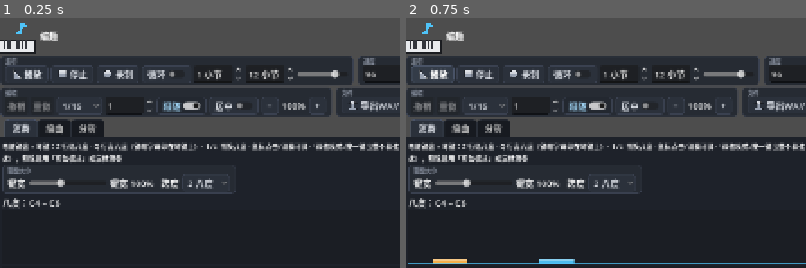
Above: before the commit, frames 1-2 (left to right).
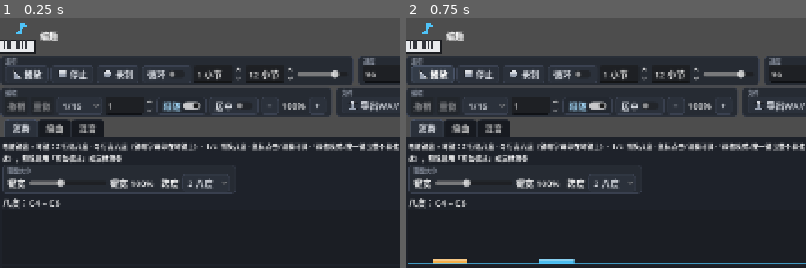
Above: after the commit, the same moments.

Repository: fanquanpp/quaver
Game: Godot game, scene res://scenes/main.tscn
Two runs of this game, one before a commit and one after it. Both use one fixed random seed, a clock stepped at 60 frames per second and the inputs below.
Inputs:
- Up to frame 1 (0.25 s): no input
- Up to frame 2 (0.75 s): click "播放" at 0.5 s
The pictures show only the part of the screen within x 0-50%, y 0-50%; the shares and areas given below are measured in that part.

The runs differ from the first frame. In frame 1, less than 0.1% of the frame differs, in the area x 19-24%, y 42-46%; in frame 2, less than 0.1%.

Commit message:
编趣 Quaver v1.0.0：混音台工作区 + 音色插件系统 + SFZ 采样音源
- 混音台（新"混音"页）：每轨推子/声像/混响·延迟发送/M·S + Master 主音量，与轨道列表实时联动
- 音色插件系统 v1（参数配方级）：user://instrument_plugins.json 声明谐波/波形/包络配方，启动合成注册进动态音色列表
- SFZ 采样音源：扫描 user://sfz/*.sfz，支持 key/pitch_keycenter/lokey/hikey/lovel/hivel 与 group 默认值，WAV 直接加载；SF2 解析如实延期待真实资产需求
- 音色列表动态化（InstrumentBank.instruments），内置/插件/SFZ 统一 sample_for 接口
- 新增 smoke_v100，六套件全过

Diff:
--- a/project.godot
+++ b/project.godot
@@ -12,7 +12,7 @@
 
 config/name="编趣 Quaver"
 config/description="纯电脑键盘弹奏 + 鼠标编曲的桌面端纯音乐工具（无外设依赖）"
-config/version="0.3.1"
+config/version="1.0.0"
 run/main_scene="res://scenes/main.tscn"
 config/features=PackedStringArray("4.7", "Forward Plus")
 run/low_processor_mode=true
--- a/scripts/instrument_bank.gd
+++ b/scripts/instrument_bank.gd
@@ -18,6 +18,8 @@
 const BASE_NOTES := [36, 48, 60, 72]  # C2 C3 C4 C5
 const INSTRUMENTS := ["钢琴", "芯片", "柔弦", "贝斯", "电钢", "八音盒"]
 const DRUM_INST := "鼓组"
+const PLUGIN_PATH := "user://instrument_plugins.json"
+const SFZ_DIR := "user://sfz"
 ## 鼓声部：音高 → 声部名（步进编辑器与本表对应）
 const DRUM_VOICES := {36: "底鼓", 38: "军鼓", 39: "拍手", 42: "踩镲", 45: "嗵鼓", 46: "开镲"}
 ## 力度层阈值：v < 0.45 → pp；v < 0.8 → mf；否则 ff
@@ -25,15 +27,21 @@
 const LAYER_GAIN := [0.72, 0.88, 1.0]
 
 var ready_ok := false
+## 动态音色列表（内置 + 插件配方 + SFZ）；UI 下拉一律读这里
+var instruments: Array = []
 
 var _banks := {}  # inst_name -> {base_midi: [wav_pp, wav_mf, wav_ff]}
 var _drums := {}  # 声部名 -> AudioStreamWAV（懒合成）
+var _sfz := {}    # "sfz:名" -> [{stream, lokey, hikey, lovel, hivel, key_center}]
 var _thread: Thread = null
 
 
 func _ready() -> void:
+	instruments = INSTRUMENTS.duplicate()
 	if _load_cache():
 		ready_ok = true
+		_load_plugins()
+		_load_sfz_all()
 		bank_ready.emit()
 		print("[InstrumentBank] 缓存加载完成")
 		return
@@ -50,6 +58,8 @@
 func sample_for(inst: String, midi: int, vel := 0.8) -> Array:
 	if inst == DRUM_INST:
 		return _drum_sample(midi)
+	if inst.begins_with("sfz:"):
+		return _sfz_sample(inst, midi, vel)
 	var bank: Dictionary = _banks.get(inst, {})
 	var best := -1
 	var bd := 999
@@ -103,9 +113,119 @@
 
 
 func _finish() -> void:
+	_load_plugins()
+	_load_sfz_all()
 	ready_ok = true
 	bank_ready.emit()
 	print("[InstrumentBank] 音源合成完成")
+
+
+## ── 插件配方音色（v1.0.0） ─────────────────────────────────────────
+## user://instrument_plugins.json：
+## [{"name": "我的音色", "recipe": {"harmonics": [1, 0.4], "decay": 3.0,
+##   "attack": 0.003, "click": 0.1, "dur": 2.4, "wave": "sine", "gain": 0.7}}]
+## 配方级插件每次启动按需合成（小体量，不入磁盘缓存）。
+
+func _load_plugins() -> void:
+	if not FileAccess.file_exists(PLUGIN_PATH):
+		return
+	var f := FileAccess.open(PLUGIN_PATH, FileAccess.READ)
+	if f == null:
+		return
+	var data: Variant = JSON.parse_string(f.get_as_text())
+	f.close()
+	if not (data is Array):
+		return
+	for p in data:
+		if p is Dictionary and p.get("name", "") != "" and p.get("recipe", {}) is Dictionary:
+			register_plugin(p["name"], p["recipe"])
+
+
+func register_plugin(p_name: String, recipe: Dictionary) -> void:
+	if p_name in instruments:
+		return
+	var bank := {}
+	for base in BASE_NOTES:
+		var layers := []
+		for layer in LAYER_GAIN.size():
+			layers.append(_stream_from_buf(_synth_recipe(NoteKeys.midi_to_freq(base), recipe), layer))
+		bank[base] = layers
+	_banks[p_name] = bank
+	instruments.append(p_name)
+
+
+## 通用参数配方合成：谐波加法（可换方波/锯波）+ 起音/衰减/噪声瞬态
+func _synth_recipe(freq: float, r: Dictionary) -> PackedFloat32Array:
+	var dur := clampf(float(r.get("dur", 2.0)), 0.1, 6.0)
+	var harmonics: Array = r.get("harmonics", [1.0])
+	var decay := maxf(float(r.get("decay", 2.5)), 0.2)
+	var attack := clampf(float(r.get("attack", 0.004)), 0.0, 0.5)
+	var click := clampf(float(r.get("click", 0.0)), 0.0, 1.0)
+	var gain := clampf(float(r.get("gain", 0.7)), 0.1, 1.0)
+	var wave: String = r.get("wave", "sine")
+	var n := int(dur * SR)
+	var buf := PackedFloat32Array()
+	buf.resize(n)
+	var phases := PackedFloat64Array()
+	phases.resize(harmonics.size())
+	var rng := RandomNumberGenerator.new()
+	rng.seed = 77
+	var click_env := 1.0
+	var attack_n := maxi(int(attack * SR), 1)
+	for i in n:
+		var t := float(i)
+		var v := 0.0
+		for h in harmonics.size():
+			phases[h] += TAU * freq * (h + 1) / SR
+			var osc := 0.0
+			var ph := fmod(phases[h], TAU)
+			match wave:
+				"square":
+					osc = 1.0 if ph < PI else -1.0
+				"saw":
+					osc = ph / PI - 1.0
+				_:
+					osc = sin(ph)
+			v += osc * float(harmonics[h]) * exp(-decay * (1.0 + 0.3 * h) * t / SR)
+		if i < attack_n:
+			v *= float(i) / attack_n
+		if click_env > 0.003 and click > 0.0:
+			v += rng.randf_range(-1.0, 1.0) * click * click_env
+			click_env *= exp(-80.0 / SR)
+		buf[i] = v * gain
+	return _normalize(buf)
+
+
+## ── SFZ 采样音色（v1.0.0；SF2 二进制格式另评估） ───────────────────
+## 扫描 user://sfz/*.sfz，音色名 = "sfz:文件名"
+
+func _load_sfz_all() -> void:
+	if not DirAccess.dir_exists_absolute(SFZ_DIR):
+		return
+	var dir := DirAccess.open(SFZ_DIR)
+	if dir == null:
+		return
+	dir.list_dir_begin()
+	var fname := dir.get_next()
+	while fname != "":
+		if fname.ends_with(".sfz"):
+			var regions := SfzLoader.load_instrument(SFZ_DIR + "/" + fname)
+			if not regions.is_empty():
+				_sfz["sfz:" + fname.get_basename()] = regions
+				if not ("sfz:" + fname.get_basename()) in instruments:
+					instruments.append("sfz:" + fname.get_basename())
+		fname = dir.get_next()
+
+
+func _sfz_sample(inst: String, midi: int, vel: float) -> Array:
+	var regions: Array = _sfz.get(inst, [])
+	var v127 := int(vel * 127.0)
+	for r in regions:
+		if midi >= r["lokey"] and midi <= r["hikey"] \
+				and v127 >= r["lovel"] and v127 <= r["hivel"]:
+			var key_center: int = r["key_center"]
+			return [r["stream"], pow(2.0, (midi - key_center) / 12.0)]
+	return []
 
 
 func _make_stream(inst: String, midi: int, layer: int) -> AudioStreamWAV:
@@ -121,8 +241,12 @@
 			"贝斯": buf = _synth_bass(freq)
 			"电钢": buf = _synth_epiano(freq)
 			"八音盒": buf = _synth_musicbox(freq)
+	return _stream_from_buf(buf, layer)
+
+
+## 浮点缓冲 → 力度层 AudioStreamWAV（层增益 + 16bit 编码）
+func _stream_from_buf(buf: PackedFloat32Array, layer: int) -> AudioStreamWAV:
 	buf = _normalize(buf)
-	# 力度层：合成后整体增益（ff 归一化到全幅，pp/mf 压低）
 	var g: float = LAYER_GAIN[layer]
 	if g < 1.0:
 		for i in buf.size():
--- /dev/null
+++ b/scripts/sfz_loader.gd
@@ -0,0 +1,106 @@
+class_name SfzLoader
+extends RefCounted
+## SFZ 采样音色加载器（v1.0.0）——文本格式的采样映射（SFZ v1 常用子集）
+##
+## 支持的操作码：sample、key、pitch_keycenter、lokey/hikey、lovel/hivel；
+## <group> 内的操作码作为其后 <region> 的默认值；一行可带多个 opcode。
+## WAV 用 AudioStreamWAV.load_from_file 直接读。
+## 返回 regions 数组：[{stream, lokey, hikey, lovel, hivel, key_center}]。
+## SF2（二进制 RIFF）解析器不在 v1.0 范围，另行评估。
+
+const DEFAULT_LOKEY := 0
+const DEFAULT_HIKEY := 127
+const DEFAULT_LOVEL := 0
+const DEFAULT_HIVEL := 127
+
+
+static func load_instrument(sfz_path: String) -> Array:
+	if not FileAccess.file_exists(sfz_path):
+		return []
+	var f := FileAccess.open(sfz_path, FileAccess.READ)
+	if f == null:
+		return []
+	var base_dir := sfz_path.get_base_dir()
+	var regions: Array = []
+	var defaults := {}   # <group> 级默认
+	var current := {}    # 当前 <region> 的操作码
+	var have_region := false
+	while not f.eof_reached():
+		var line := _clean_line(f.get_line())
+		if line == "":
+			continue
+		var is_region := line.begins_with("<region>")
+		var is_group := line.begins_with("<group>")
+		if is_region or is_group:
+			_flush(current, regions, base_dir)
+			if is_region:
+				current = defaults.duplicate()
+				have_region = true
+			else:
+				current = {}
+				defaults = {}
+				have_region = false
+			line = _strip_tag(line)
+			if line == "":
+				continue
+		var ops := _parse_opcodes(line)
+		for op in ops:
+			if have_region:
+				current[op] = ops[op]
+			else:
+				defaults[op] = ops[op]
+	_flush(current, regions, base_dir)
+	f.close()
+	return regions
+
+
+static func _clean_line(raw: String) -> String:
+	var line := raw
+	var comment := line.find("//")
+	if comment >= 0:
+		line = line.substr(0, comment)
+	return line.strip_edges()
+
+
+static func _strip_tag(line: String) -> String:
+	var end := line.find(">")
+	if end < 0:
+		return ""
+	return line.substr(end + 1).strip_edges()
+
+
+## 解析一行内的多个 opcode："sample=a.wav key=60" → {sample:"a.wav", key:"60"}
+## 未带 = 的后续 token 并入上一个值（带空格的路径）
+static func _parse_opcodes(line: String) -> Dictionary:
+	var out := {}
+	var cur_op := ""
+	for token in line.split(" ", false):
+		if token.contains("="):
+			var eq := token.find("=")
+			cur_op = token.substr(0, eq).strip_edges().to_lower()
+			var val := token.substr(eq + 1)
+			if cur_op != "" and val != "":
+				out[cur_op] = val
+		elif cur_op != "":
+			out[cur_op] = out[cur_op] + " " + token
+	return out
+
+
+static func _flush(current: Dictionary, regions: Array, base_dir: String) -> void:
+	if current.is_empty() or not current.has("sample"):
+		return
+	var sample_path: String = current["sample"]
+	if not sample_path.is_absolute_path():
+		sample_path = base_dir + "/" + sample_path
+	var stream := AudioStreamWAV.load_from_file(sample_path)
+	if stream == null:
+		return
+	var key_val: int = int(current.get("key", 60))
+	regions.append({
+		"stream": stream,
+		"lokey": int(current.get("lokey", key_val if current.has("key") else DEFAULT_LOKEY)),
+		"hikey": int(current.get("hikey", key_val if current.has("key") else DEFAULT_HIKEY)),
+		"lovel": int(current.get("lovel", DEFAULT_LOVEL)),
+		"hivel": int(current.get("hivel", DEFAULT_HIVEL)),
+		"key_center": int(current.get("pitch_keycenter", key_val)),
+	})
--- a/scripts/ui/main_ui.gd
+++ b/scripts/ui/main_ui.gd
@@ -62,6 +62,7 @@
 var _kb_span: OptionButton
 var track_list: TrackList
 var drum_seq: DrumSequencer
+var mixer: MixerPanel
 var _undo_btn: Button
 var _redo_btn: Button
 var _export_btn: Button
@@ -580,7 +581,22 @@
 	analysis.size_flags_horizontal = Control.SIZE_EXPAND_FILL
 	analysis.apply_key.connect(_on_apply_detected_key)
 	ana.add_child(analysis)
-	tabs.add_child(ana)
+	# ── 混音页（v1.0.0 混音台工作区） ──
+	var mix_page := VBoxContainer.new()
+	mix_page.name = "混音"
+	mix_page.add_theme_constant_override("separation", GAP_Y)
+	mixer = MixerPanel.new()
+	mixer.song = song
+	mixer.size_flags_vertical = Control.SIZE_EXPAND_FILL
+	mixer.size_flags_horizontal = Control.SIZE_EXPAND_FILL
+	mixer.mix_changed.connect(_on_track_mix_changed)
+	mix_page.add_child(mixer)
+	var mix_tip := Label.new()
+	mix_tip.text = "混音台：推子=音量 · 声像 · 混响/延迟发送 · M 静音 / S 独奏 · Master 主音量（与轨道列表实时联动）"
+	mix_tip.add_theme_font_size_override("font_size", 12)
+	mix_tip.add_theme_color_override("font_color", COL_TEXT_DIM)
+	mix_page.add_child(mix_tip)
+	tabs.add_child(mix_page)
 
 
 func _build_dialogs() -> void:
@@ -1042,6 +1058,8 @@
 	if track_list != null:
 		track_list.sel = clampi(_sel_track, 0, song.tracks.size() - 1)
 		track_list.refresh()
+	if mixer != null:
+		mixer.refresh()
 	Synth.apply_mix(song.tracks)
 	_sync_drum_panel()
 
--- /dev/null
+++ b/scripts/ui/mixer_panel.gd
@@ -0,0 +1,183 @@
+class_name MixerPanel
+extends ScrollContainer
+## 混音台（v1.0.0）：横向通道条工作区
+##
+## 每轨一条通道条：轨名/音色 · 声像旋钮式滑杆 · 音量推子（竖直） ·
+## Reverb/Delay 发送 · M/S；末尾 Master 条（主音量）。所有改动即时
+## 写回 song.tracks 并 Synth.apply_mix；松手落历史快照。
+
+signal mix_changed(pushed: bool)
+
+const COL_PANEL_BG := Color("262b33")
+const COL_BORDER := Color("3a4150")
+const COL_BORDER_HI := Color("4a5468")
+const COL_TEXT := Color("dfe3ea")
+const COL_TEXT_DIM := Color("8f97a6")
+
+var song: SongModel
+
+var _strips_box: HBoxContainer
+
+
+func _ready() -> void:
+	horizontal_scroll_mode = ScrollContainer.SCROLL_MODE_AUTO
+	vertical_scroll_mode = ScrollContainer.SCROLL_MODE_DISABLED
+	_strips_box = HBoxContainer.new()
+	_strips_box.add_theme_constant_override("separation", 6)
+	add_child(_strips_box)
+
+
+func refresh() -> void:
+	if song == null:
+		return
+	for c in _strips_box.get_children():
+		c.queue_free()
+	for i in song.tracks.size():
+		_strips_box.add_child(_build_strip(i))
+	_strips_box.add_child(_build_master())
+
+
+func _style(bg: Color, border: Color) -> StyleBoxFlat:
+	var sb := StyleBoxFlat.new()
+	sb.bg_color = bg
+	sb.border_color = border
+	sb.set_border_width_all(1)
+	sb.set_corner_radius_all(6)
+	sb.content_margin_left = 8
+	sb.content_margin_right = 8
+	sb.content_margin_top = 6
+	sb.content_margin_bottom = 8
+	return sb
+
+
+func _push(pushed: bool) -> void:
+	Synth.apply_mix(song.tracks)
+	mix_changed.emit(pushed)
+
+
+func _build_strip(i: int) -> PanelContainer:
+	var trk: Dictionary = song.tracks[i]
+	var strip := PanelContainer.new()
+	strip.add_theme_stylebox_override("panel", _style(COL_PANEL_BG, COL_BORDER))
+	var v := VBoxContainer.new()
+	v.add_theme_constant_override("separation", 4)
+	v.custom_minimum_size = Vector2(96, 0)
+
+	var name_lab := Label.new()
+	name_lab.text = "%d·%s" % [i + 1, trk["name"]]
+	name_lab.add_theme_color_override("font_color", COL_TEXT)
+	name_lab.add_theme_font_size_override("font_size", 11)
+	name_lab.text_overrun_behavior = TextServer.OVERRUN_TRIM_ELLIPSIS
+	v.add_child(name_lab)
+
+	var inst_lab := Label.new()
+	inst_lab.text = "鼓组" if trk.get("type", "melody") == "drum" else str(trk["instrument"])
+	inst_lab.add_theme_color_override("font_color", COL_TEXT_DIM)
+	inst_lab.add_theme_font_size_override("font_size", 10)
+	v.add_child(inst_lab)
+
+	# 音量推子（竖直）
+	var fader := VSlider.new()
+	fader.min_value = 0.0
+	fader.max_value = 1.0
+	fader.step = 0.02
+	fader.value = trk.get("volume", 0.8)
+	fader.custom_minimum_size = Vector2(0, 130)
+	fader.size_flags_vertical = Control.SIZE_EXPAND_FILL
+	fader.value_changed.connect(func(val: float) -> void:
+		trk["volume"] = val
+		_push(false))
+	fader.drag_ended.connect(func(_c: bool) -> void: _push(true))
+	fader.tooltip_text = "轨道音量推子"
+	v.add_child(fader)
+
+	var pan := _hslider("声像", -1.0, 1.0, 0.1, trk.get("pan", 0.0),
+			func(val: float) -> void:
+				trk["pan"] = val
+				_push(false),
+			func() -> void: _push(true))
+	v.add_child(pan)
+	var rv := _hslider("混响", 0.0, 1.0, 0.05, trk.get("reverb", 0.0),
+			func(val: float) -> void:
+				trk["reverb"] = val
+				_push(false),
+			func() -> void: _push(true))
+	v.add_child(rv)
+	var dl := _hslider("延迟", 0.0, 1.0, 0.05, trk.get("delay", 0.0),
+			func(val: float) -> void:
+				trk["delay"] = val
+				_push(false),
+			func() -> void: _push(true))
+	v.add_child(dl)
+
+	var ms := HBoxContainer.new()
+	ms.add_theme_constant_override("separation", 4)
+	ms.alignment = BoxContainer.ALIGNMENT_CENTER
+	var m := _ms_btn("M", trk.get("mute", false), func(on: bool) -> void:
+		trk["mute"] = on
+		_push(true))
+	var s := _ms_btn("S", trk.get("solo", false), func(on: bool) -> void:
+		trk["solo"] = on
+		_push(true))
+	ms.add_child(m)
+	ms.add_child(s)
+	v.add_child(ms)
+	strip.add_child(v)
+	return strip
+
+
+func _build_master() -> PanelContainer:
+	var strip := PanelContainer.new()
+	strip.add_theme_stylebox_override("panel", _style(Color("20242c"), COL_BORDER_HI))
+	var v := VBoxContainer.new()
+	v.add_theme_constant_override("separation", 4)
+	v.custom_minimum_size = Vector2(96, 0)
+	var lab := Label.new()
+	lab.text = "Master"
+	lab.add_theme_color_override("font_color", COL_TEXT_DIM)
+	lab.add_theme_font_size_override("font_size", 11)
+	v.add_child(lab)
+	var fader := VSlider.new()
+	fader.min_value = 0.0
+	fader.max_value = 1.0
+	fader.step = 0.02
+	fader.value = 0.8
+	fader.custom_minimum_size = Vector2(0, 130)
+	fader.size_flags_vertical = Control.SIZE_EXPAND_FILL
+	fader.value_changed.connect(func(val: float) -> void: Synth.set_volume(val))
+	fader.tooltip_text = "主音量（Master 总线）"
+	v.add_child(fader)
+	strip.add_child(v)
+	return strip
+
+
+func _hslider(cap: String, lo: float, hi: float, step: float, val: float,
+		on_change: Callable, on_end: Callable) -> VBoxContainer:
+	var box := VBoxContainer.new()
+	box.add_theme_constant_override("separation", 0)
+	var lab := Label.new()
+	lab.text = cap
+	lab.add_theme_color_override("font_color", COL_TEXT_DIM)
+	lab.add_theme_font_size_override("font_size", 10)
+	box.add_child(lab)
+	var sl := HSlider.new()
+	sl.min_value = lo
+	sl.max_value = hi
+	sl.step = step
+	sl.value = val
+	sl.custom_minimum_size = Vector2(0, 14)
+	sl.value_changed.connect(on_change)
+	sl.drag_ended.connect(func(_c: bool) -> void: on_end.call())
+	box.add_child(sl)
+	return box
+
+
+func _ms_btn(letter: String, on: bool, toggled: Callable) -> Button:
+	var b := Button.new()
+	b.text = letter
+	b.toggle_mode = true
+	b.button_pressed = on
+	b.focus_mode = Control.FOCUS_NONE
+	b.custom_minimum_size = Vector2(34, 0)
+	b.toggled.connect(toggled)
+	return b
--- a/scripts/ui/track_list.gd
+++ b/scripts/ui/track_list.gd
@@ -119,14 +119,14 @@
 		h.add_child(drum_lab)
 	else:
 		var inst_opt := OptionButton.new()
-		for inst in InstrumentBank.INSTRUMENTS:
+		for inst in InstrumentBank.instruments:
 			inst_opt.add_item(inst)
 		inst_opt.focus_mode = Control.FOCUS_NONE
-		inst_opt.select(InstrumentBank.INSTRUMENTS.find(trk["instrument"]))
+		inst_opt.select(InstrumentBank.instruments.find(trk["instrument"]))
 		inst_opt.custom_minimum_size = Vector2(52, 0)
 		inst_opt.size_flags_vertical = Control.SIZE_SHRINK_CENTER
 		inst_opt.item_selected.connect(func(j: int) -> void:
-			trk["instrument"] = InstrumentBank.INSTRUMENTS[j]
+			trk["instrument"] = InstrumentBank.instruments[j]
 			mix_changed.emit(true))
 		inst_opt.tooltip_text = "轨道音色"
 		h.add_child(inst_opt)
--- /dev/null
+++ b/tests/smoke_v100.gd
@@ -0,0 +1,109 @@
+extends Node
+## v1.0.0 无头回归测试：插件配方音色 / SFZ 加载 / 混音台面板
+##
+## 运行：godot --headless --path . res://tests/smoke_v100.tscn
+
+var _fails: Array[String] = []
+
+
+func _ready() -> void:
+	_run.call_deferred()
+
+
+func _run() -> void:
+	if not InstrumentBank.ready_ok:
+		await InstrumentBank.bank_ready
+	_test_plugin_recipe()
+	_test_sfz_loader()
+	_test_mixer_panel()
+	if _fails.is_empty():
+		print("[Test] ALL PASS")
+		get_tree().quit(0)
+	else:
+		print("[Test] FAIL: ", ", ".join(_fails))
+		get_tree().quit(1)
+
+
+func _check(cond: bool, msg: String) -> void:
+	if not cond:
+		_fails.append(msg)
+
+
+func _test_plugin_recipe() -> void:
+	# 注册配方音色（等价于 user://instrument_plugins.json 加载一条）
+	InstrumentBank.register_plugin("测试叮咚", {
+		"harmonics": [1.0, 0.35, 0.12], "decay": 3.2, "attack": 0.002,
+		"click": 0.1, "dur": 1.8, "wave": "sine", "gain": 0.7,
+	})
+	_check("测试叮咚" in InstrumentBank.instruments, "插件音色应出现在音色列表")
+	var s := InstrumentBank.sample_for("测试叮咚", 60, 0.8)
+	_check(not s.is_empty(), "插件音色采样缺失")
+	if not s.is_empty():
+		_check(s[0] is AudioStreamWAV and (s[0] as AudioStreamWAV).data.size() > 1000,
+				"插件音色应产出有效音频数据")
+	var lo := InstrumentBank.sample_for("测试叮咚", 60, 0.2)
+	_check(not lo.is_empty() and lo[0] != s[0], "插件音色力度层应生效")
+	# 重复注册不重复
+	InstrumentBank.register_plugin("测试叮咚", {})
+	_check(InstrumentBank.instruments.count("测试叮咚") == 1, "重复注册应去重")
+
+
+func _test_sfz_loader() -> void:
+	# 1) 构造一个测试 WAV（440Hz 三角波 0.1s，22050Hz 16bit）
+	var sr := 22050
+	var n := int(0.1 * sr)
+	var data := PackedByteArray()
+	data.resize(n * 2)
+	for i in n:
+		var t := float(i) / sr
+		var v := (2.0 * absf(2.0 * fmod(440.0 * t, 1.0) - 1.0) - 1.0) * 0.5
+		data.encode_s16(i * 2, int(v * 32000.0))
+	var wav := AudioStreamWAV.new()
+	wav.format = AudioStreamWAV.FORMAT_16_BITS
+	wav.mix_rate = sr
+	wav.stereo = false
+	wav.data = data
+	DirAccess.make_dir_recursive_absolute("user://sfz_test")
+	var wav_path := "user://sfz_test/tone.wav"
+	wav.save_to_wav(ProjectSettings.globalize_path(wav_path))
+	_check(FileAccess.file_exists(wav_path), "测试 WAV 应已写出")
+	# 2) 写 SFZ：一个 group 默认 + 两个 region（低/高段）
+	var sfz_path := "user://sfz_test/test.sfz"
+	var sfz := "// 测试音色\n<group>lovel=0 hivel=127\n<region>sample=tone.wav pitch_keycenter=48 lokey=0 hikey=59\n<region>sample=tone.wav key=60 lokey=60 hikey=127\n"
+	var sf := FileAccess.open(sfz_path, FileAccess.WRITE)
+	sf.store_string(sfz)
+	sf.close()
+	# 3) 解析
+	var regions := SfzLoader.load_instrument(sfz_path)
+	_check(regions.size() == 2, "应解析出 2 个 region（实际 %d）" % regions.size())
+	if regions.size() == 2:
+		_check(regions[0]["lokey"] == 0 and regions[0]["hikey"] == 59, "低段键位范围不符")
+		_check(regions[1]["lokey"] == 60 and regions[1]["hikey"] == 127, "高段键位范围不符")
+		_check(regions[1]["key_center"] == 60, "key= 应同时设 key_center")
+		_check(regions[0]["stream"] != null and (regions[0]["stream"] as AudioStreamWAV).data.size() > 0,
+				"region 应加载到有效 WAV")
+	# 4) 注册进音源库并取采样
+	if regions.is_empty():
+		return
+	InstrumentBank._sfz["sfz:test"] = regions
+	if not "sfz:test" in InstrumentBank.instruments:
+		InstrumentBank.instruments.append("sfz:test")
+	var s1 := InstrumentBank.sample_for("sfz:test", 36, 0.8)
+	var s2 := InstrumentBank.sample_for("sfz:test", 60, 0.8)
+	_check(not s1.is_empty(), "低段采样应可取")
+	_check(not s2.is_empty(), "高段采样应可取")
+	if not s1.is_empty() and not s2.is_empty():
+		_check(absf(s1[1] - pow(2.0, (36 - 48) / 12.0)) < 0.001, "低段移调比应按 key_center 计算")
+	DirAccess.remove_absolute(ProjectSettings.globalize_path(sfz_path))
+	DirAccess.remove_absolute(ProjectSettings.globalize_path(wav_path))
+
+
+func _test_mixer_panel() -> void:
+	var panel := MixerPanel.new()
+	panel.song = SongModel.make_demo()
+	add_child(panel)
+	await get_tree().process_frame
+	panel.refresh()
+	await get_tree().process_frame
+	panel.queue_free()
+	_check(true, "混音台刷新不崩")
--- /dev/null
+++ b/tests/smoke_v100.tscn
@@ -0,0 +1,6 @@
+[gd_scene load_steps=2 format=3]
+
+[ext_resource type="Script" path="res://tests/smoke_v100.gd" id="1_smoke"]
+
+[node name="SmokeV100" type="Node"]
+script = ExtResource("1_smoke")
Not shown, added: scripts/sfz_loader.gd.uid
Not shown, added: scripts/ui/mixer_panel.gd.uid
Not shown, added: tests/smoke_v100.gd.uid
Not shown, changed: DESIGN.md
